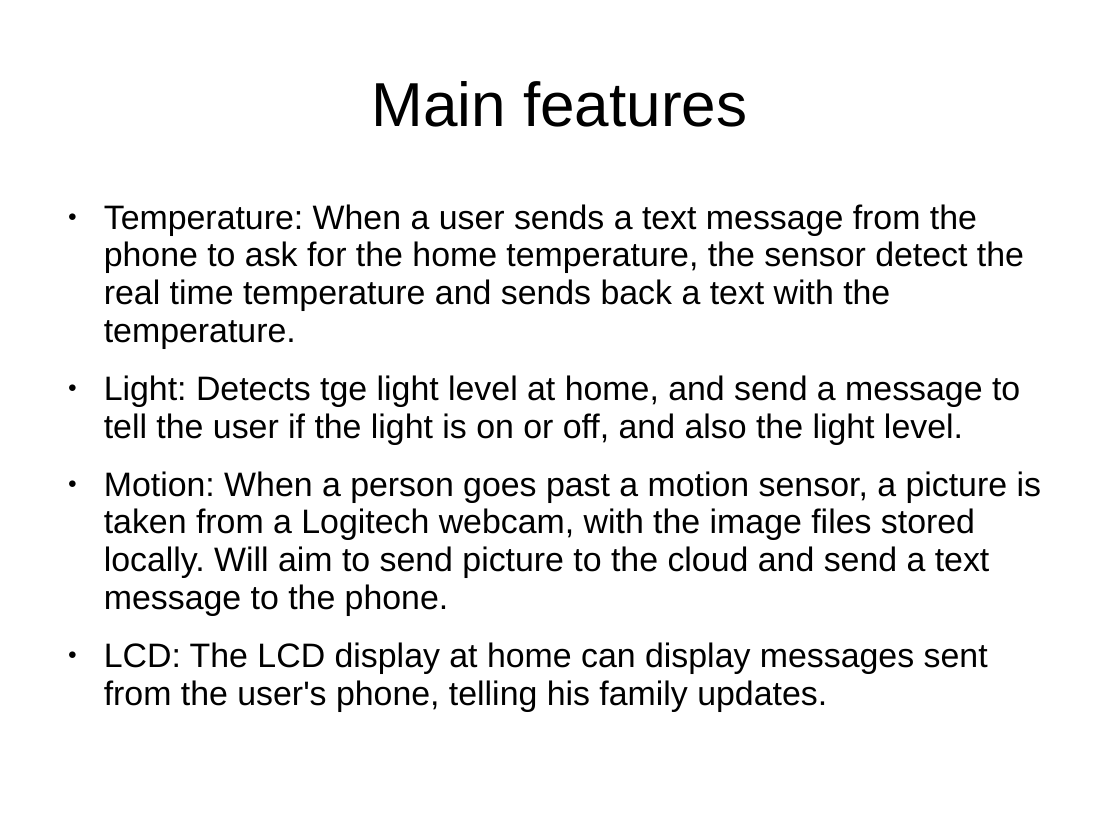
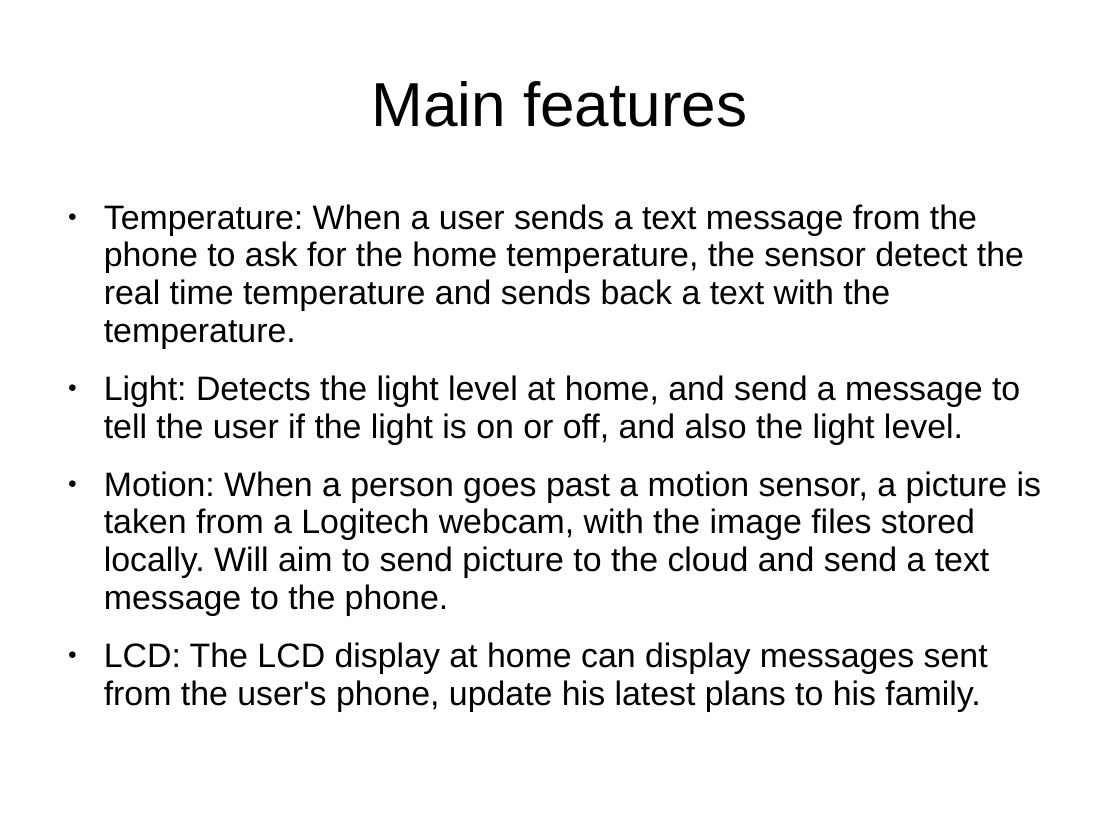
Before and after one commit to izzabudaka/-Home, a slide deck: slide 3 of AtHome_Intel_IoT_presentation_draft.ppt. Drawn at 1120x840 pixels with LibreOffice and Linux fonts; fonts in the diff are those of the drawing. Boxes give left, top, right and bottom in pixels: in the first picture for what was removed or moved away, otherwise in the second. Text is boxed around its words. In the diff, an @@ line names an element or a change of style, - is before the commit and + after.

```diff
--- a/AtHome_Intel_IoT_presentation_draft.ppt
+++ b/AtHome_Intel_IoT_presentation_draft.ppt
@@ text at [104, 375, 1020, 445]: text changed @@
-● Light: Detects tge light level at home, and send a message to tell the user if the light is on or off, and also the light level.
+● Light: Detects the light level at home, and send a message to tell the user if the light is on or off, and also the light level.
@@ text at [104, 642, 988, 712]: text changed @@
-● LCD: The LCD display at home can display messages sent from the user's phone, telling his family updates.
+● LCD: The LCD display at home can display messages sent from the user's phone, update his latest plans to his family.
```
